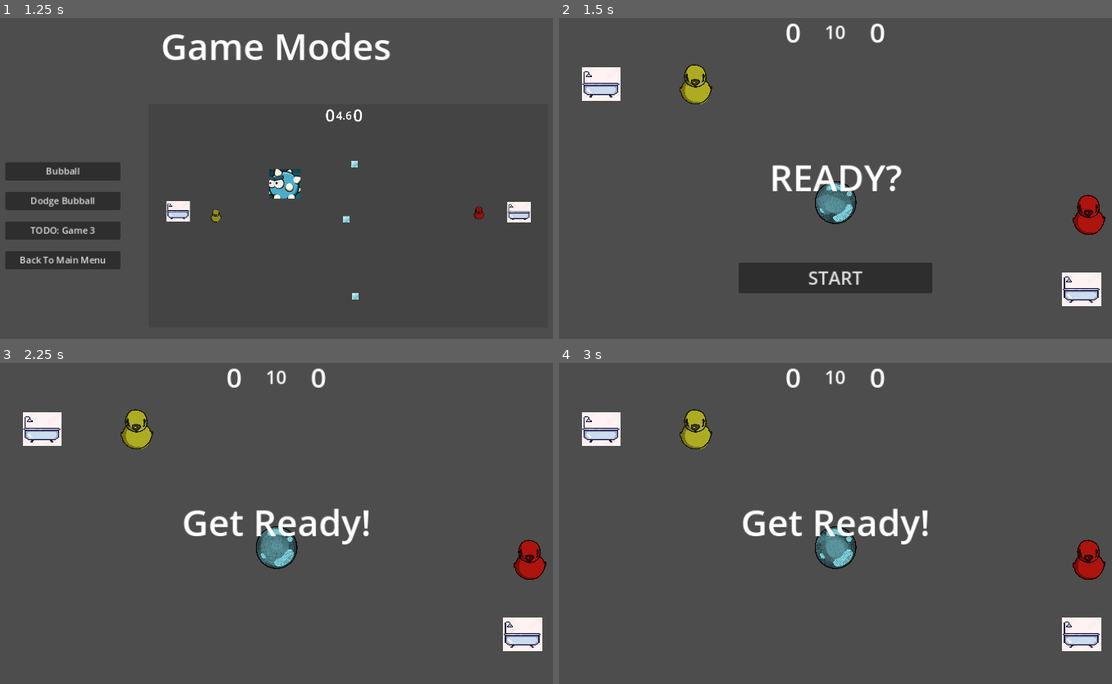
Above: before the commit, frames 1-4 (two rows, left to right).
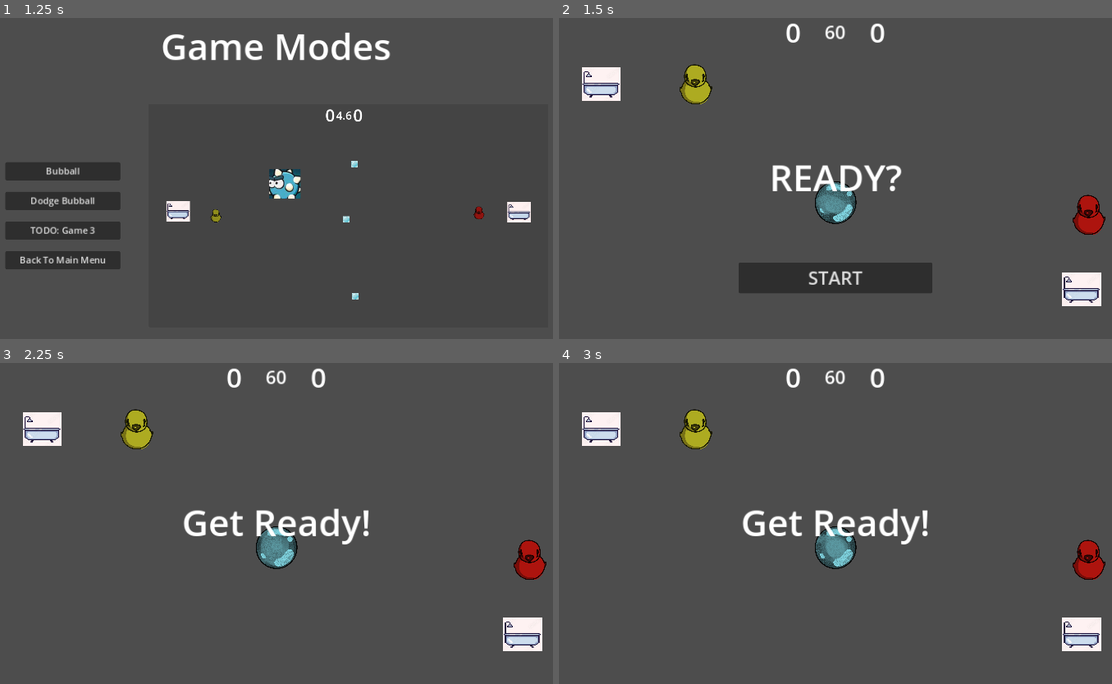
Above: after the commit, the same moments.

Repository: pmaitland/GGJ2025
Game: Godot game, scene res://scenes/MainScreen.tscn
The game is run twice, just before and just after one commit, with the same random seed, the same clock (stepped at 60 frames per second) and the same inputs.
Inputs:
- Up to frame 1 (1.25 s): click "Game Mode" at 0.5 s
- Up to frame 2 (1.5 s): click "Bubball" at 1.25 s
- Up to frame 3 (2.25 s): click "START" at 2 s
- Up to frame 4 (3 s): no input

Frame 1 is identical in both runs. In frame 2, less than 0.1% of the frame differs, in the area x 48-50%, y 2-7%; in frame 3, less than 0.1%; in frame 4, less than 0.1%.

Commit message:
rumbly (#32)

Diff:
--- a/ggj25/scripts/bubball.gd
+++ b/ggj25/scripts/bubball.gd
@@ -4,11 +4,14 @@
 @onready var hud: Hud = $Hud
 @onready var bubble_spawner: BubbleSpawner = $BubbleSpawner
 
-const GAME_TIME = 10#60
+const GAME_TIME = 60
 var started = false
 
 var left_team_score = 0
 var right_team_score = 0
+
+
+var ducks: Array[Duck]
 
 func _on_hud_start_game() -> void:
 	print('Bubball Started!')
@@ -22,7 +25,9 @@
 	game_timer.wait_time = GAME_TIME
 	hud.set_timer(str(GAME_TIME))
 	hud.setup_game()
+	ducks = find_ducks()
 	enable_duck_input(false)
+
 
 
 # Called every frame. 'delta' is the elapsed time since the previous frame.
@@ -60,17 +65,29 @@
 func _on_left_goal_bubble_collected(team_id: int) -> void:
 	if started:
 		right_team_score += 1
-		bubble_spawner.spawn_bubble()
+		on_goal_scored()
 
 
 func _on_right_goal_bubble_collected(team_id: int) -> void:
 	if started:
 		left_team_score += 1
-		bubble_spawner.spawn_bubble()
+		on_goal_scored()
+
+
+func on_goal_scored():
+	for duck in ducks:
+		duck.goal_scored()
+	await get_tree().create_timer(1.0).timeout
+	bubble_spawner.spawn_bubble()
 
 func enable_duck_input(enable, node: Node = self):
-	if node is Duck:
-		print('Setting input for ', node.name, enable)
-		(node as Duck).set_input_enabled(enable)
-	for n in node.get_children():
-		enable_duck_input(enable, n)
+	for duck in ducks:
+		duck.set_input_enabled(enable)
+		print('Setting input for ', duck.name, enable)
+
+func find_ducks() -> Array[Duck]:
+	var result: Array[Duck] = []
+	for n in self.get_children():
+		if n is Duck:
+			result.append(n as Duck)
+	return result
--- a/ggj25/scripts/duck.gd
+++ b/ggj25/scripts/duck.gd
@@ -104,6 +104,7 @@
 		dash_cooldown.start(DASH_COOLDOWN)
 		audio_stream_player.pitch_scale = 1 + randf_range(0, 0.25)
 		audio_stream_player.play()
+		Input.start_joy_vibration(player_id, 0, 0.2, DASH_DURATION)
 
 
 func get_input_direction():
@@ -136,13 +137,24 @@
 
 
 func blow() -> void:
+	var hit_bubble = false
 	if blow_hitbox.is_colliding():
 		for i in range(blow_hitbox.get_collision_count()):
 			var hit = blow_hitbox.get_collider(i)
 			if "name" in hit:
 				pass
 			if hit and hit.has_method("blow"):
+				hit_bubble = true
 				hit.call("blow", global_transform, BLOW_FORCE)
+
+	if hit_bubble:
+		Input.start_joy_vibration(player_id, 0.2, 0, 0.02)
+	else:
+		Input.start_joy_vibration(player_id, 0.05, 0, 0.02)
+
+
+func goal_scored():
+	Input.start_joy_vibration(player_id, 0.5, 0.5, 1)
 
 
 func _on_dash_timer_timeout() -> void:
